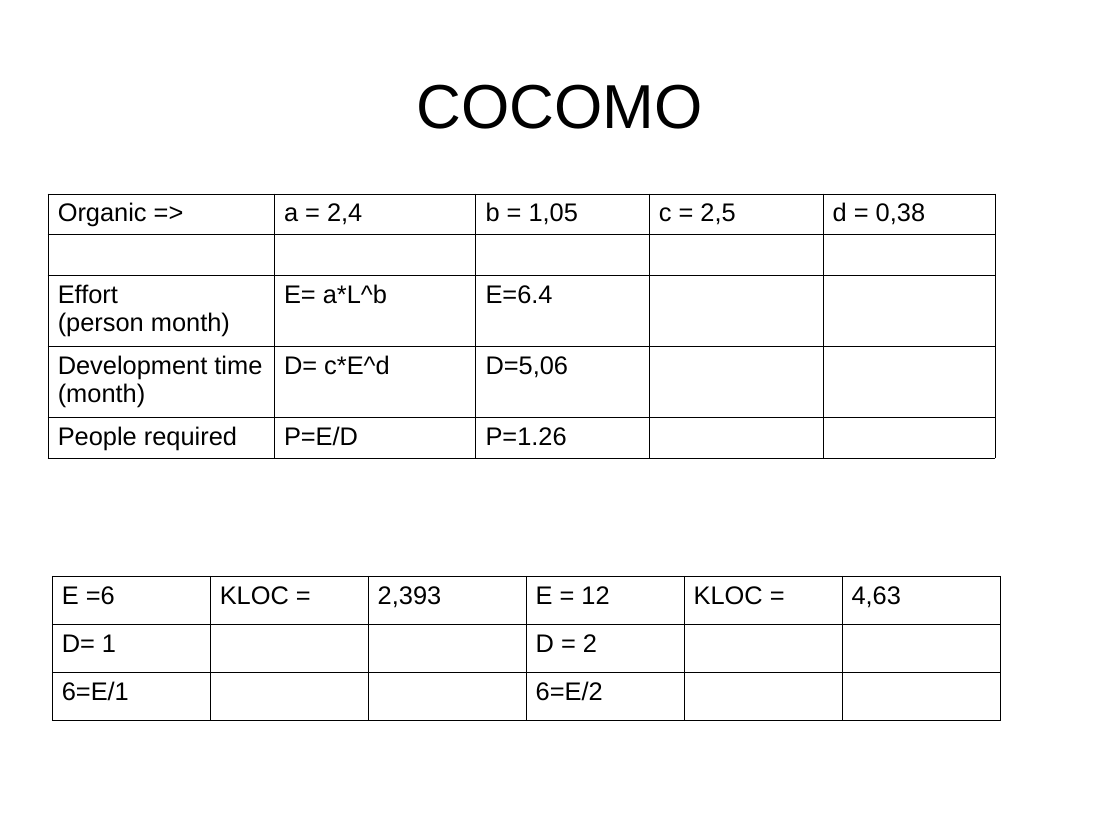
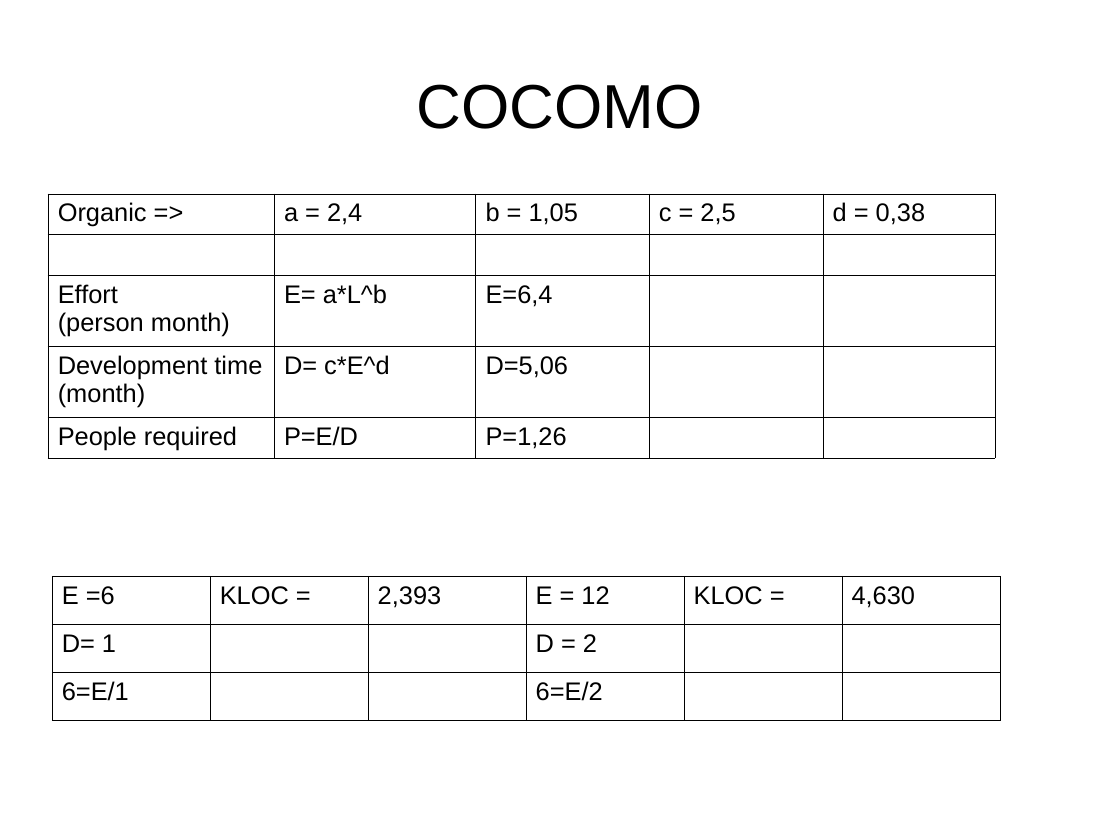
Before and after one commit to SWEDesignProject/SWED, a slide deck: slide 4 of Documentation/04 Estimation/Estimation.odp. Drawn at 1120x840 pixels with LibreOffice and Linux fonts; fonts in the diff are those of the drawing. Boxes give left, top, right and bottom in pixels: in the first picture for what was removed or moved away, otherwise in the second. Text is boxed around its words. In the diff, an @@ line names an element or a change of style, - is before the commit and + after.

Commit message:
Estimation präsi - final

```diff
--- a/Documentation/04 Estimation/Estimation.odp
+++ b/Documentation/04 Estimation/Estimation.odp
@@ table at box(48, 194, 995, 455) @@
-row 3, column 3: E=6.4
+row 3, column 3: E=6,4
-row 5, column 3: P=1.26
+row 5, column 3: P=1,26
@@ table at box(52, 576, 998, 721) @@
-row 1, column 6: 4,63
+row 1, column 6: 4,630
```
